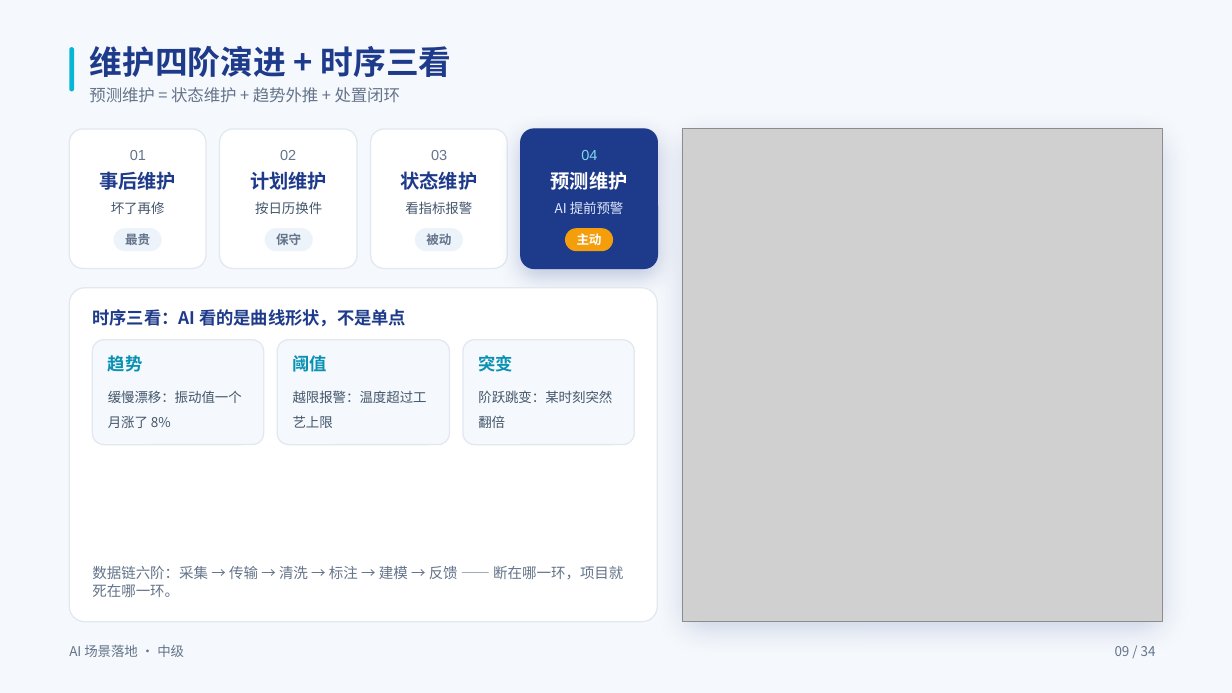
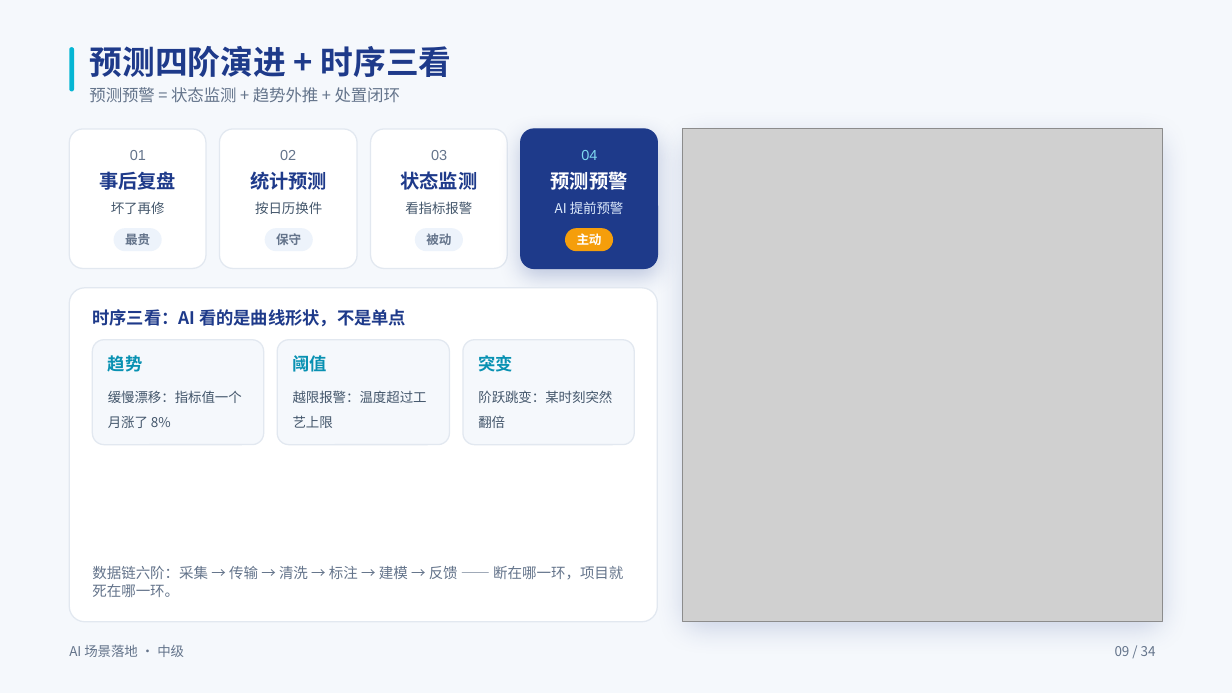
Before and after one commit to swift3000/qiyepinpeixun, a slide deck: slide 9 of 企业AI培训_交付包/中级课程_完整交付包/03_PPT课件/中级_落地层_PPT.pptx. Drawn at 1232x693 pixels with LibreOffice and Linux fonts; fonts in the diff are those of the drawing; grey boxes stand for pictures. Boxes give left, top, right and bottom in pixels: in the first picture for what was removed or moved away, otherwise in the second. Text is boxed around its words. In the diff, an @@ line names an element or a change of style, - is before the commit and + after.

```diff
--- a/企业AI培训_交付包/中级课程_完整交付包/03_PPT课件/中级_落地层_PPT.pptx
+++ b/企业AI培训_交付包/中级课程_完整交付包/03_PPT课件/中级_落地层_PPT.pptx
@@ text at (89, 46, 452, 77): text changed @@
-维护四阶演进 + 时序三看
+预测四阶演进 + 时序三看
@@ text at (89, 87, 400, 103): text changed @@
-预测维护 = 状态维护 + 趋势外推 + 处置闭环
+预测预警 = 状态监测 + 趋势外推 + 处置闭环
@@ text at (99, 171, 176, 190): text changed @@
-事后维护
+事后复盘
@@ text at (250, 171, 327, 190): text changed @@
-计划维护
+统计预测
@@ text at (400, 171, 477, 190): text changed @@
-状态维护
+状态监测
@@ text at (551, 172, 628, 190): text changed @@
-预测维护
+预测预警
@@ text at (108, 390, 242, 428): text changed @@
-缓慢漂移：振动值一个月涨了 8%
+缓慢漂移：指标值一个月涨了 8%
```
Also in this commit, not shown: 25 other slides changed, 2 other files.
